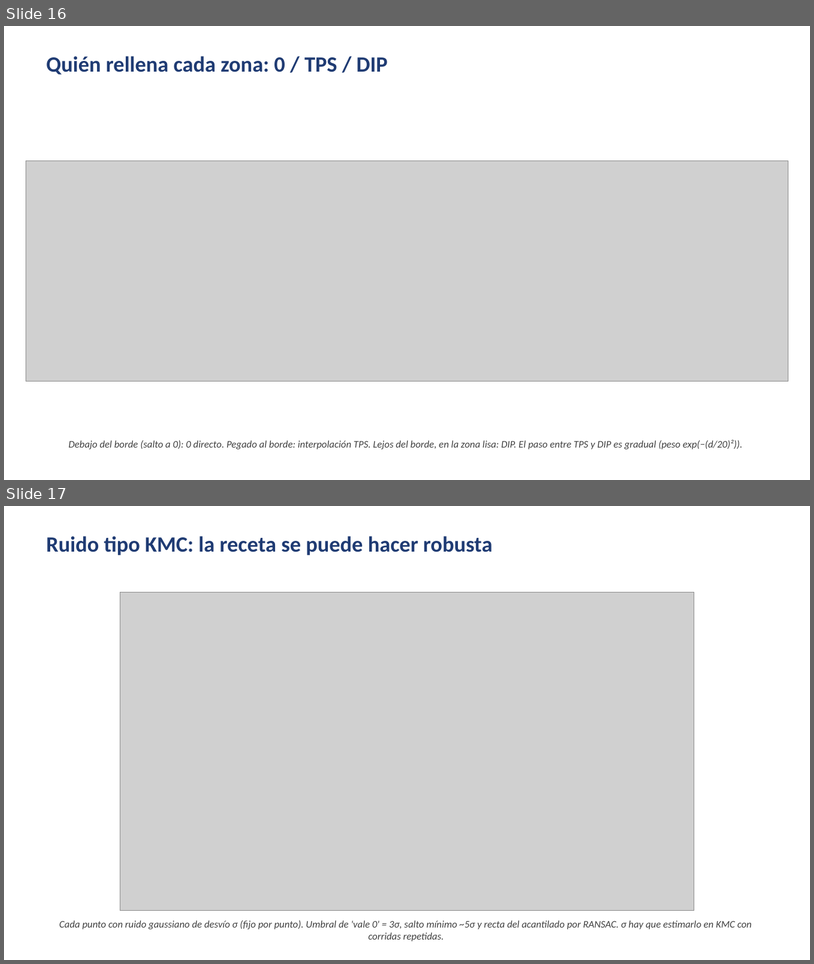
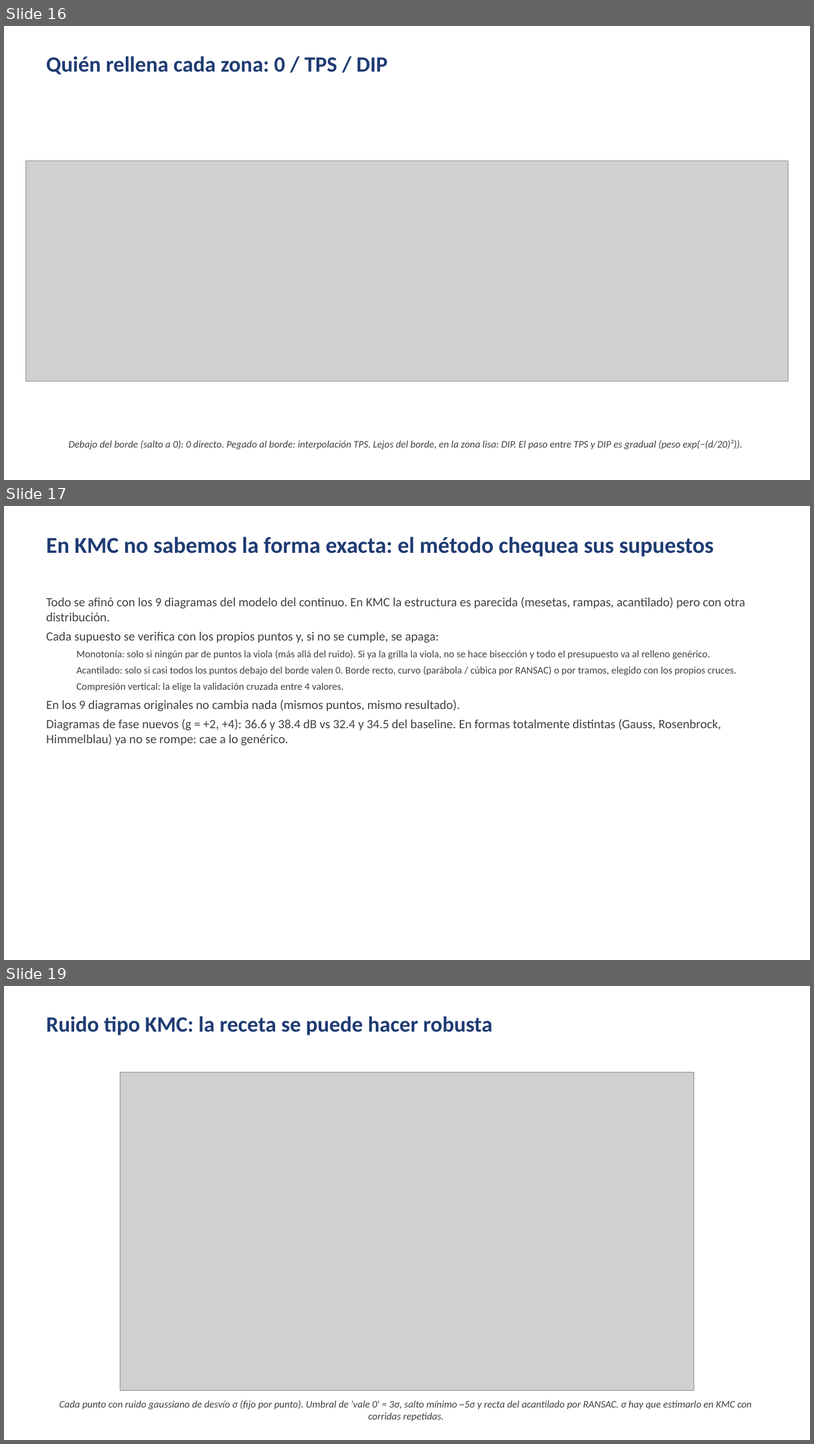
Before and after one commit to santiafonso/Tesis, a slide deck: presentaciones/presentacion4_autoexp/presentacion4_autoexp.pptx. Shown one above the other, each under a label of ours: slides 16 and 17 before the commit, slides 16, 17 and 19 after it; the slides between them are not shown. The pictures are 814x964 and 814x1444 pixels, drawn with LibreOffice and Linux fonts; fonts in the diff are those of the drawing; grey boxes stand for pictures. Boxes give left, top, right and bottom in pixels: in the first picture for what was removed or moved away, otherwise in the second. Text is boxed around its words. In the diff, an @@ line names an element or a change of style, - is before the commit and + after.

Commit message:
autoexp: borde curvo/por tramos + segundo paso de biseccion; diagramas deformados (33.4 vs 24.5 baseline); mejor de 2 DIP 41.3 en 9 g; presentacion

```diff
--- a/presentaciones/presentacion4_autoexp/presentacion4_autoexp.pptx
+++ b/presentaciones/presentacion4_autoexp/presentacion4_autoexp.pptx
@@ slide 17 added at (x1=4, y1=506, x2=810, y2=960), background #FFFFFF @@
@@ text added at (x1=46, y1=537, x2=714, y2=556), 27 pt, text #1F3B73, bold @@
+En KMC no sabemos la forma exacta: el método chequea sus supuestos
@@ text added at (x1=46, y1=597, x2=746, y2=745), 15 pt, text #404040 @@
+Todo se afinó con los 9 diagramas del modelo del continuo. En KMC la estructura es parecida (mesetas, rampas, acantilado) pero con otra distribución.
+Cada supuesto se verifica con los propios puntos y, si no se cumple, se apaga:
+  Monotonía: solo si ningún par de puntos la viola (más allá del ruido). Si ya la grilla la viola, no se hace bisección y todo el presupuesto va al relleno genérico.
+  Acantilado: solo si casi todos los puntos debajo del borde valen 0. Borde recto, curvo (parábola / cúbica por RANSAC) o por tramos, elegido con los propios cruces.
+  Compresión vertical: la elige la validación cruzada entre 4 valores.
+En los 9 diagramas originales no cambia nada (mismos puntos, mismo resultado).
+Diagramas de fase nuevos (g = +2, +4): 36.6 y 38.4 dB vs 32.4 y 34.5 del baseline. En formas totalmente distintas (Gauss, Rosenbrock, Himmelblau) ya no se rompe: cae a lo genérico.
@@ what was slide 17 is now slide 19 @@
```
Also in this commit, not shown: 2 slides changed, 1 other slide added, 26 other files.
